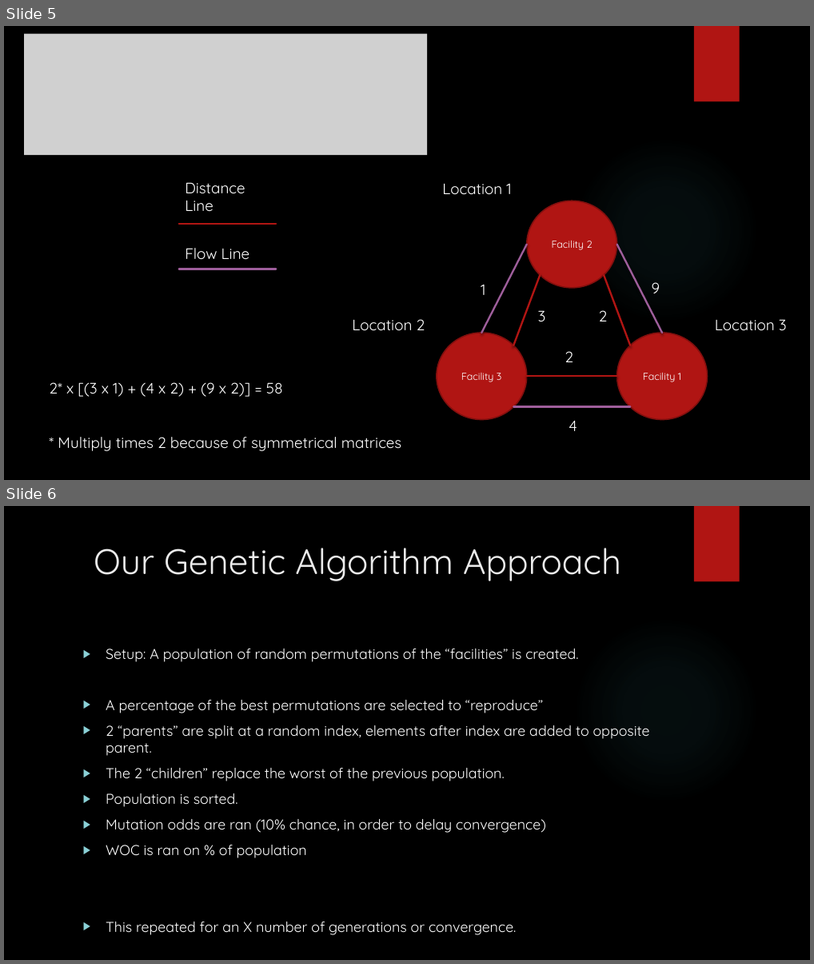
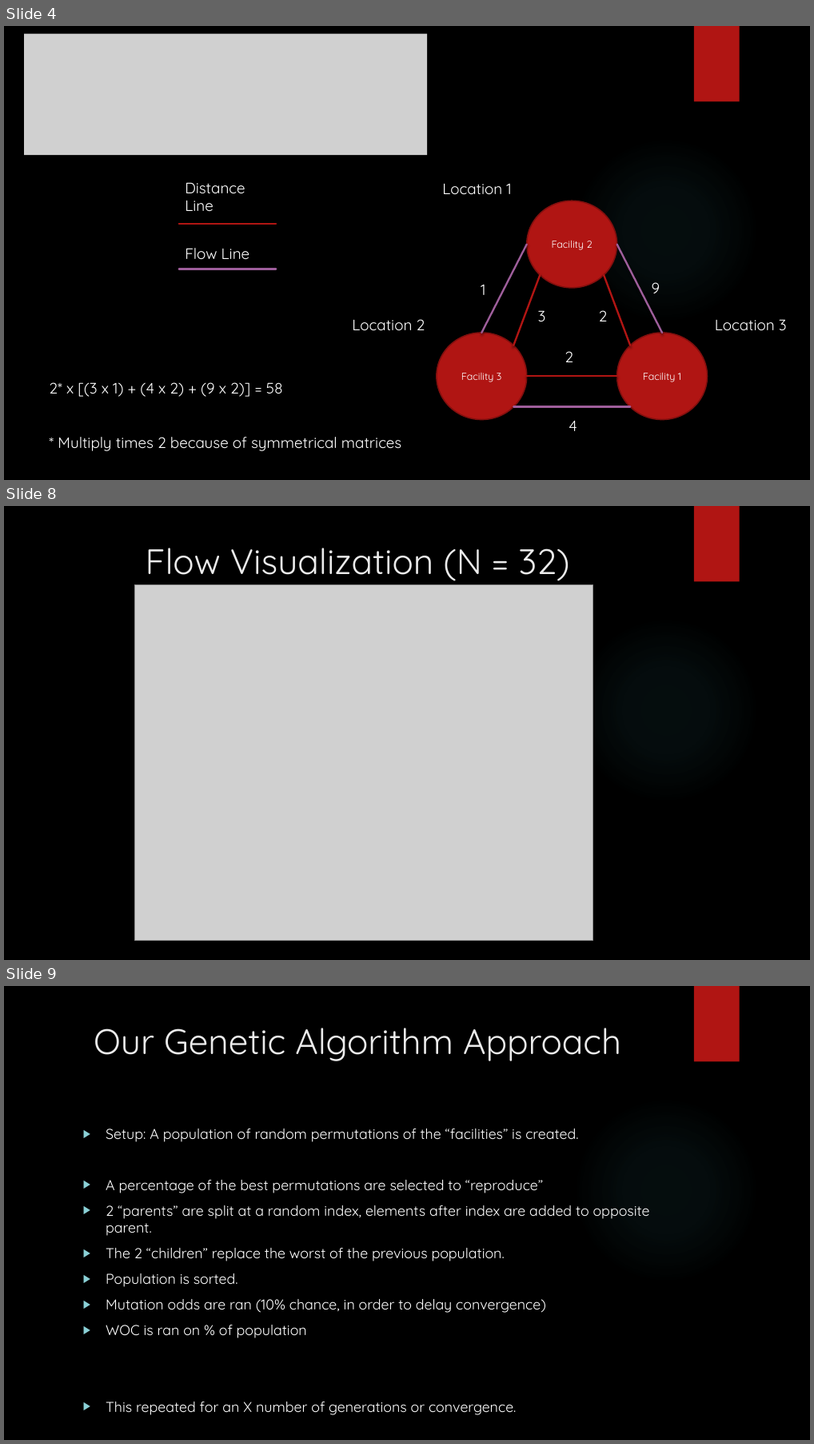
Before and after one commit to DSwikert/QuadraticAssignmentProblem, a slide deck: Results/QAP_PowerPoint.pptx. Shown one above the other, each under a label of ours: slides 5 and 6 before the commit, slides 4, 8 and 9 after it; the slides between them are not shown. The pictures are 814x964 and 814x1444 pixels, drawn with LibreOffice and Linux fonts; fonts in the diff are those of the drawing; grey boxes stand for pictures; background and template pictures are left out. Boxes give left, top, right and bottom in pixels: in the first picture for what was removed or moved away, otherwise in the second. Text is boxed around its words. In the diff, an @@ line names an element or a change of style, - is before the commit and + after.

```diff
--- a/Results/QAP_PowerPoint.pptx
+++ b/Results/QAP_PowerPoint.pptx
@@ slide 8 added at (4, 506, 810, 960), background picture (left out); not listed: 2 template elements that a slide beside it also shows @@
@@ title added at (146, 548, 570, 581), 42 pt, text #EBEBEB @@
+Flow Visualization (N = 32)
@@ picture added at (134, 585, 594, 940) @@
@@ what was slide 5 is now slide 4 @@
@@ what was slide 6 is now slide 9 @@
```
Also in this commit, not shown: 3 slides changed, 3 other slides added, 3 other files.
